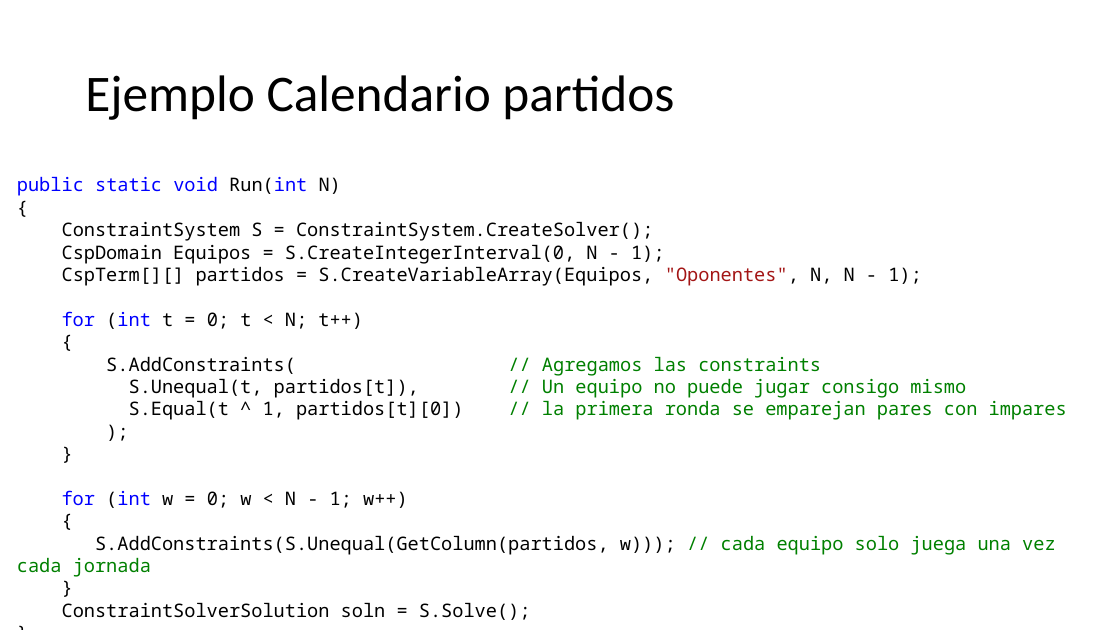
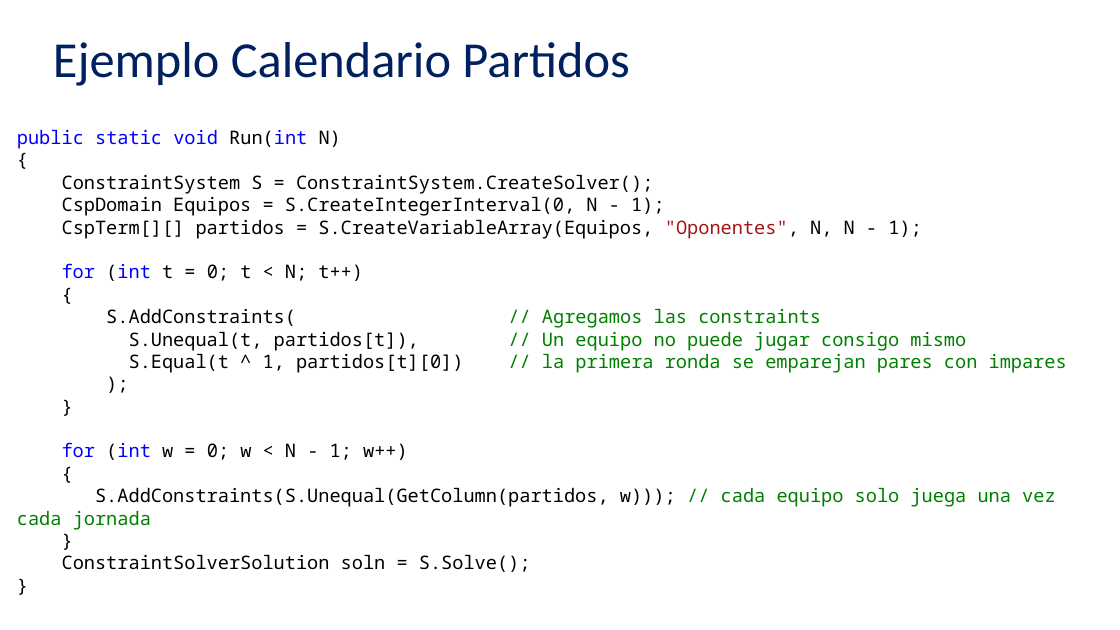
Before and after one commit to victordpc/ProgramacionRestricciones, a slide deck: slide 9 of Presentacion/Solver Foundation.pptx (slide 10 before the commit). Drawn at 1120x630 pixels with LibreOffice and Linux fonts; fonts in the diff are those of the drawing. Boxes give left, top, right and bottom in pixels: in the first picture for what was removed or moved away, otherwise in the second. Text is boxed around its words. In the diff, an @@ line names an element or a change of style, - is before the commit and + after.

```diff
--- a/Presentacion/Solver Foundation.pptx
+++ b/Presentacion/Solver Foundation.pptx
@@ title at bbox=[53, 42, 629, 86]: text changed; size 44 to 43.2 pt; text colour #000000 to #002060 @@
-Ejemplo Calendario partidos
+Ejemplo Calendario Partidos
@@ text "public static void Run(int N)": place and size @@
-text "public static void Run(int N)" at bbox=[17, 176, 1067, 620]
+text "public static void Run(int N)" at bbox=[17, 129, 1067, 572]
```
Also in this commit, not shown: 10 other slides changed, 1 slide added, 2 slides removed.
